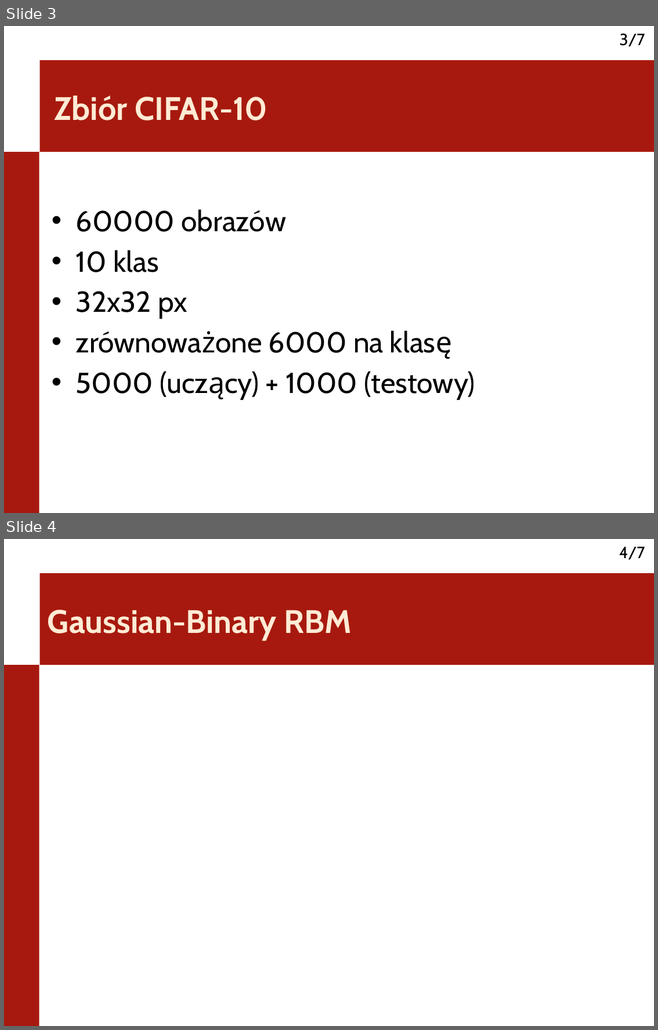
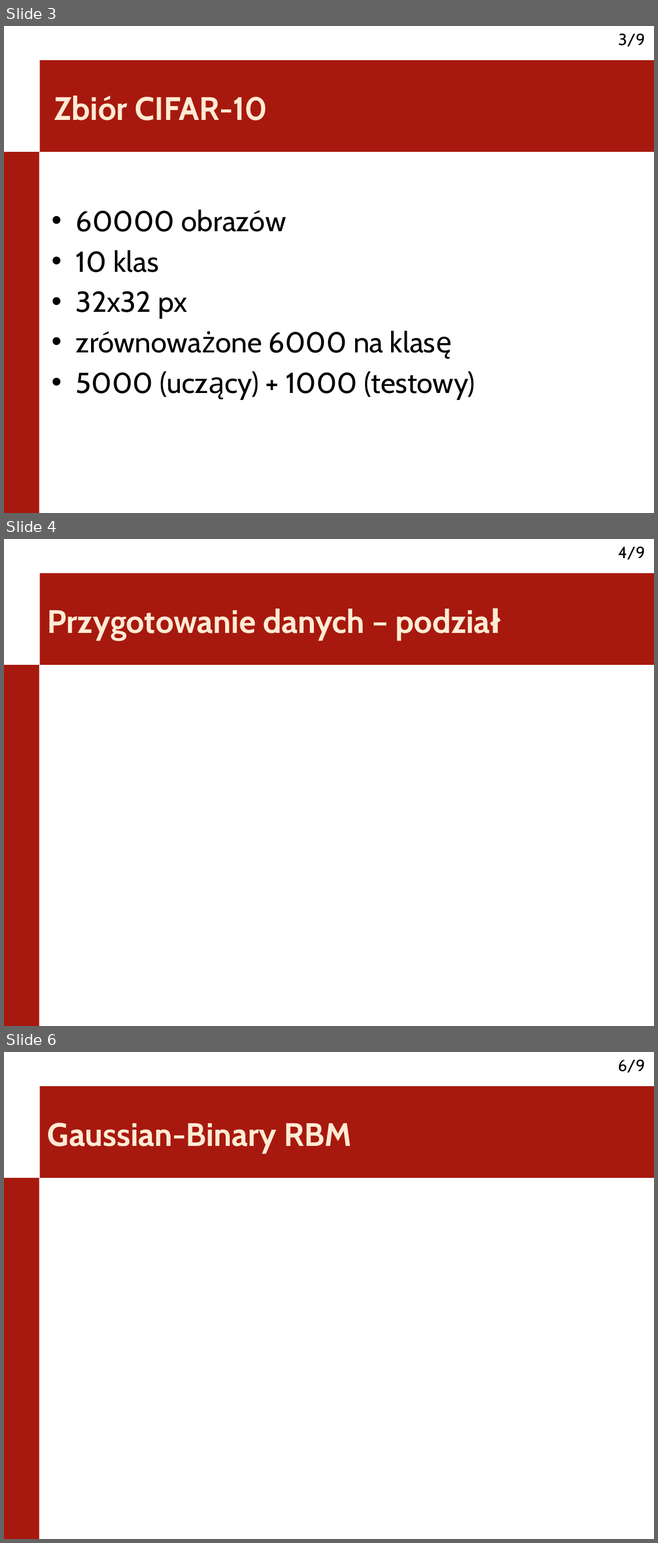
Before and after one commit to KBrus/nton-rbm, a slide deck: doc/prez-GBRBM.odp. Shown one above the other, each under a label of ours: slides 3 and 4 before the commit, slides 3, 4 and 6 after it; the slides between them are not shown. The pictures are 658x1030 and 658x1543 pixels, drawn with LibreOffice and Linux fonts; fonts in the diff are those of the drawing; background and template pictures are left out. Boxes give left, top, right and bottom in pixels: in the first picture for what was removed or moved away, otherwise in the second. Text is boxed around its words. In the diff, an @@ line names an element or a change of style, - is before the commit and + after.

```diff
--- a/doc/prez-GBRBM.odp
+++ b/doc/prez-GBRBM.odp
@@ slide 4 added at <box>4,539,654,1026</box>, background #FFFFFF; not listed: 3 template elements that a slide beside it also shows @@
@@ title added at <box>48,608,500,641</box>, 36 pt, text #FFEBD5, bold @@
+Przygotowanie danych – podział
@@ page number at <box>618,34,644,47</box>: text changed @@
-3/7
+3/9
@@ what was slide 4 is now slide 6 @@
@@ page number at <box>618,1060,645,1073</box>: text changed @@
-4/7
+6/9
```
Also in this commit, not shown: 1 other slide added.
